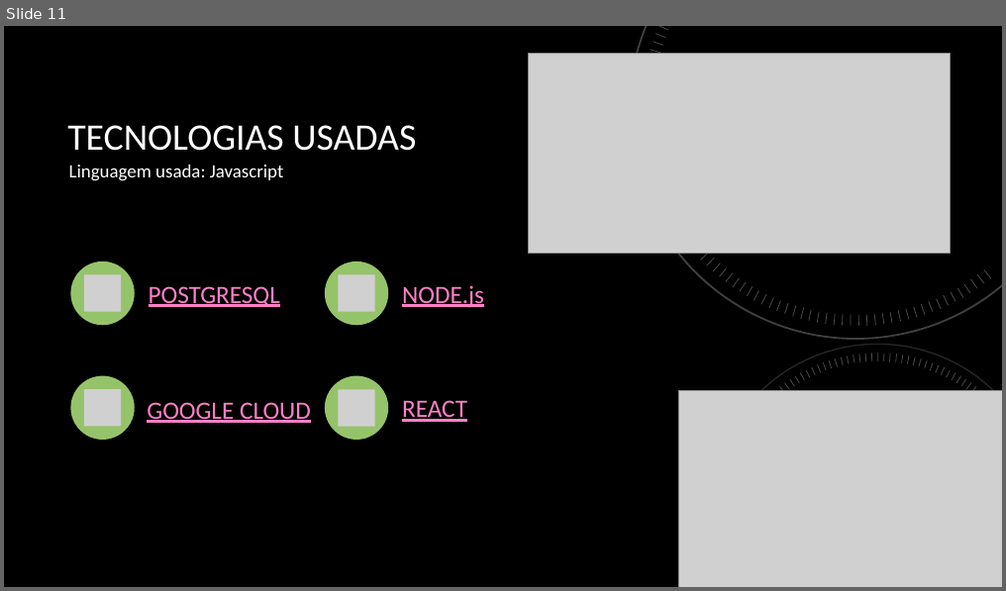
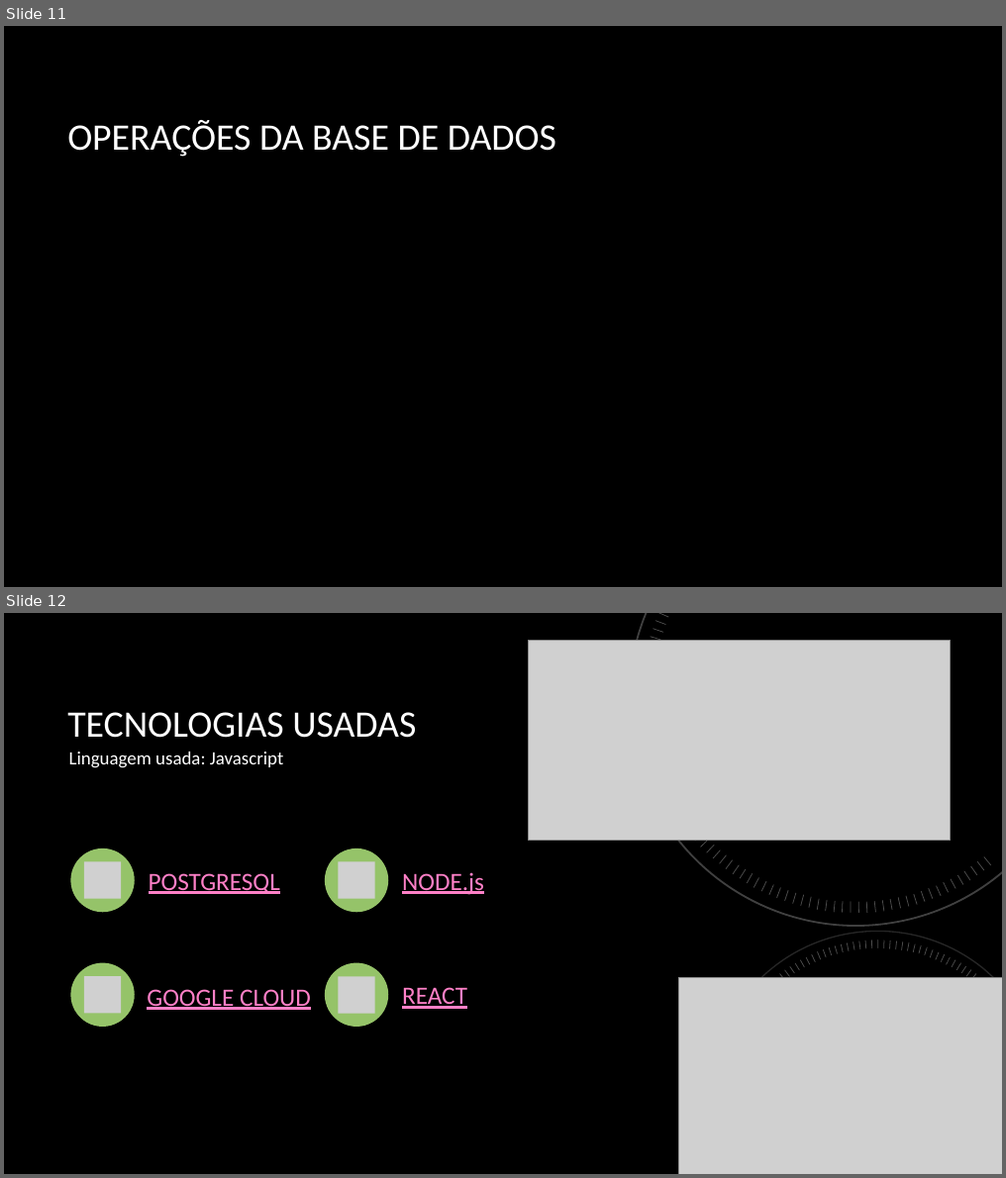
Before and after one commit to PolpEdu/Trabalho-Pr-ticpo, a slide deck: Trabalho prático.pptx. Shown one above the other, each under a label of ours: slide 11 before the commit, slides 11 and 12 after it. The pictures are 1006x591 and 1006x1178 pixels, drawn with LibreOffice and Linux fonts; fonts in the diff are those of the drawing; grey boxes stand for pictures; background and template pictures are left out. Boxes give left, top, right and bottom in pixels: in the first picture for what was removed or moved away, otherwise in the second. Text is boxed around its words. In the diff, an @@ line names an element or a change of style, - is before the commit and + after.

```diff
--- a/Trabalho prático.pptx
+++ b/Trabalho prático.pptx
@@ slide 11 added at [4,26,1002,587], background picture (left out) @@
@@ title added at [67,120,556,157], 36 pt, text #FFFFFF @@
+OPERAÇÕES DA BASE DE DADOS
@@ what was slide 11 is now slide 12 @@
```
Also in this commit, not shown: 1 other file.
